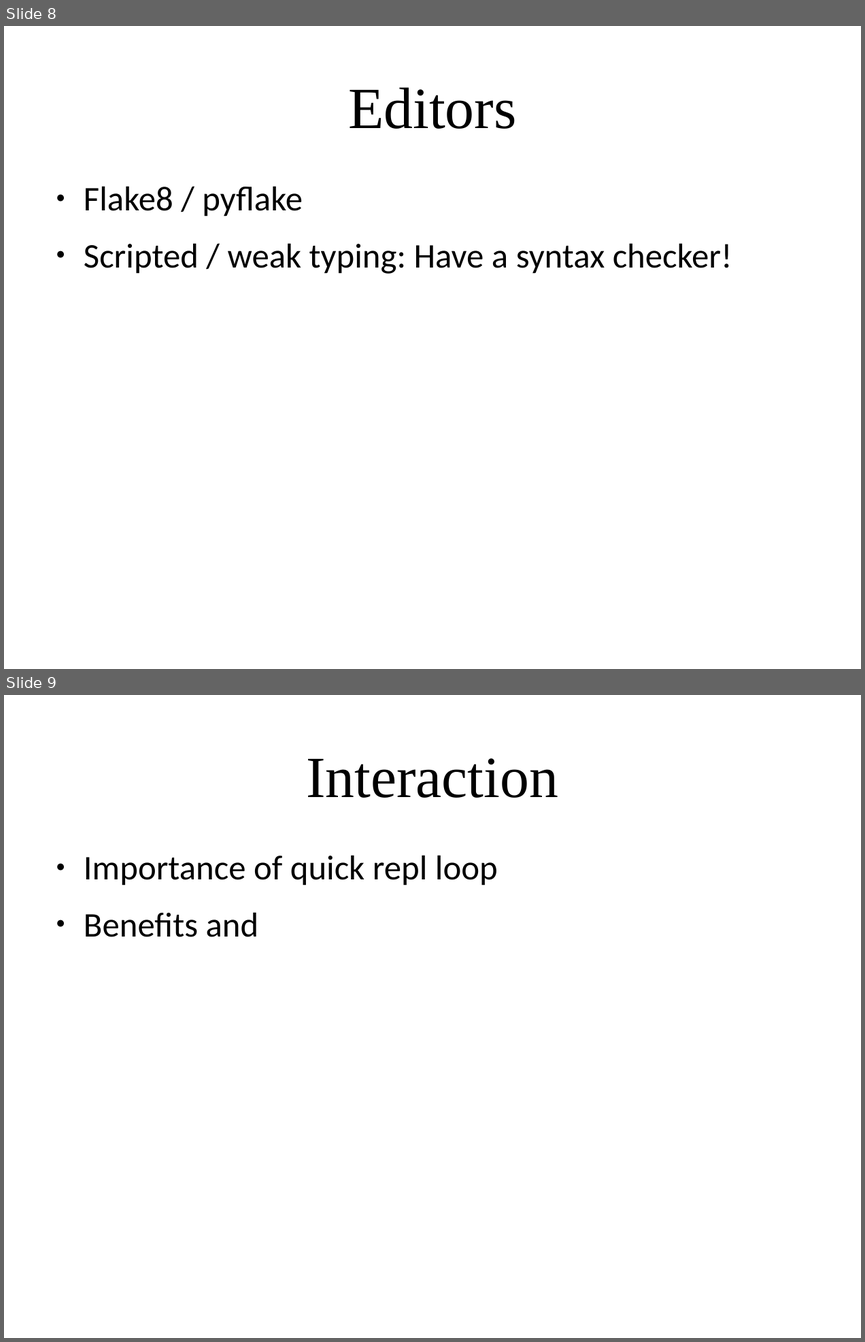
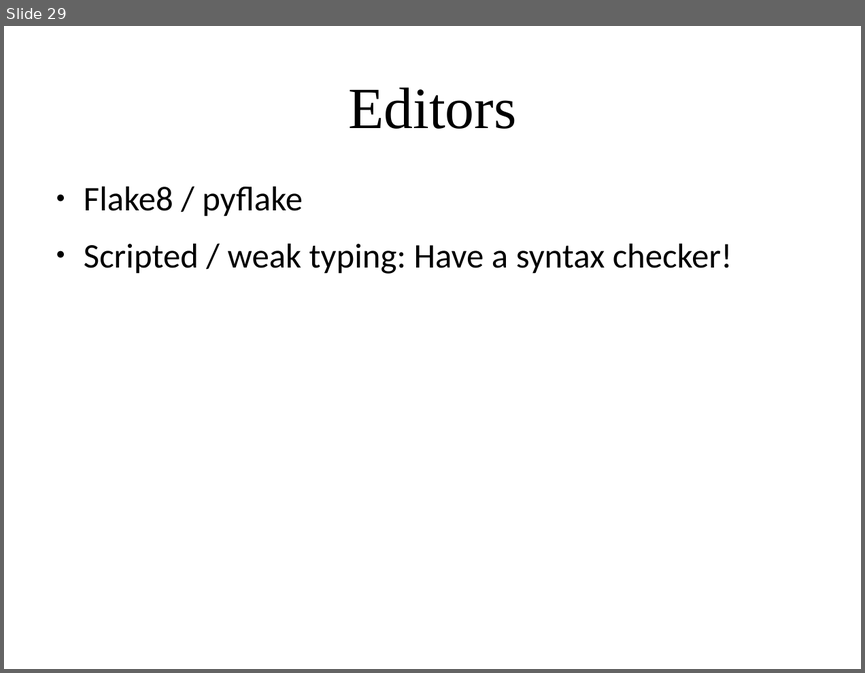
Before and after one commit to amueller/applied_ml_spring_2017, a slide deck: slides/aml-02-012317.odp. Shown one above the other, each under a label of ours: slides 8 and 9 before the commit, slide 29 after it. The pictures are 865x1342 and 865x673 pixels, drawn with LibreOffice and Linux fonts; fonts in the diff are those of the drawing. Boxes give left, top, right and bottom in pixels: in the first picture for what was removed or moved away, otherwise in the second. Text is boxed around its words. In the diff, an @@ line names an element or a change of style, - is before the commit and + after.

```diff
--- a/slides/aml-02-012317.odp
+++ b/slides/aml-02-012317.odp
@@ slide 9 removed at [4,695,861,1338], background #FFFFFF @@
@@ title removed at [306,758,558,798] @@
-Interaction
@@ text removed at [84,855,498,937] @@
-● Importance of quick repl loop
-● Benefits and
@@ what was slide 8 is now slide 29 @@
```
Also in this commit, not shown: 2 slides changed, 28 slides added, 1 other slide removed.
